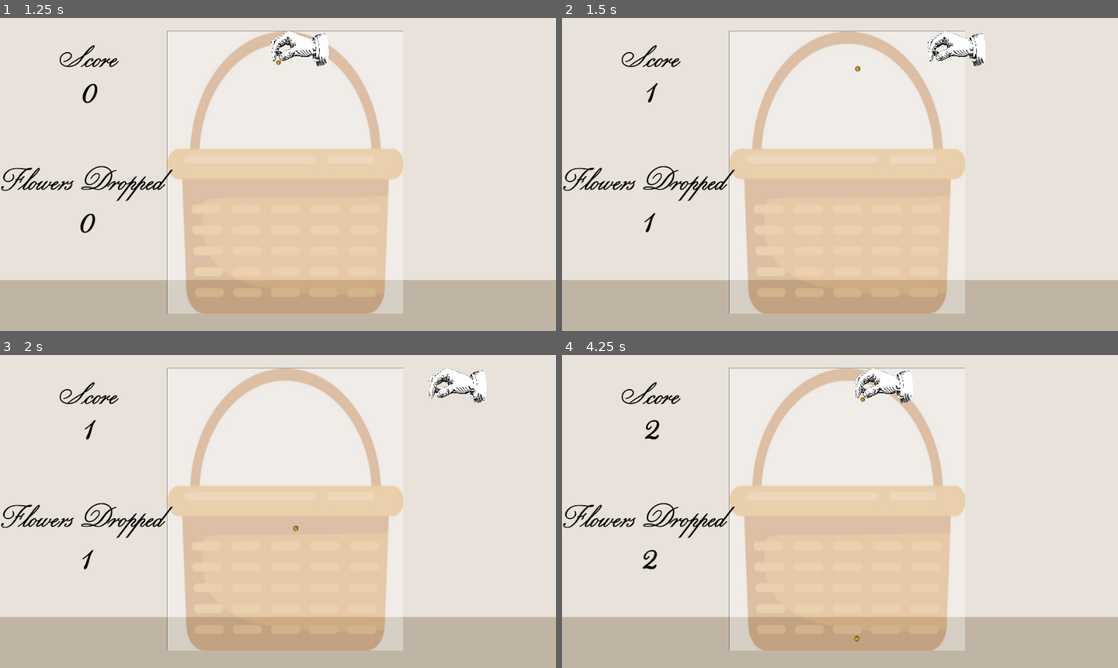
Above: before the commit, frames 1-4 (two rows, left to right).
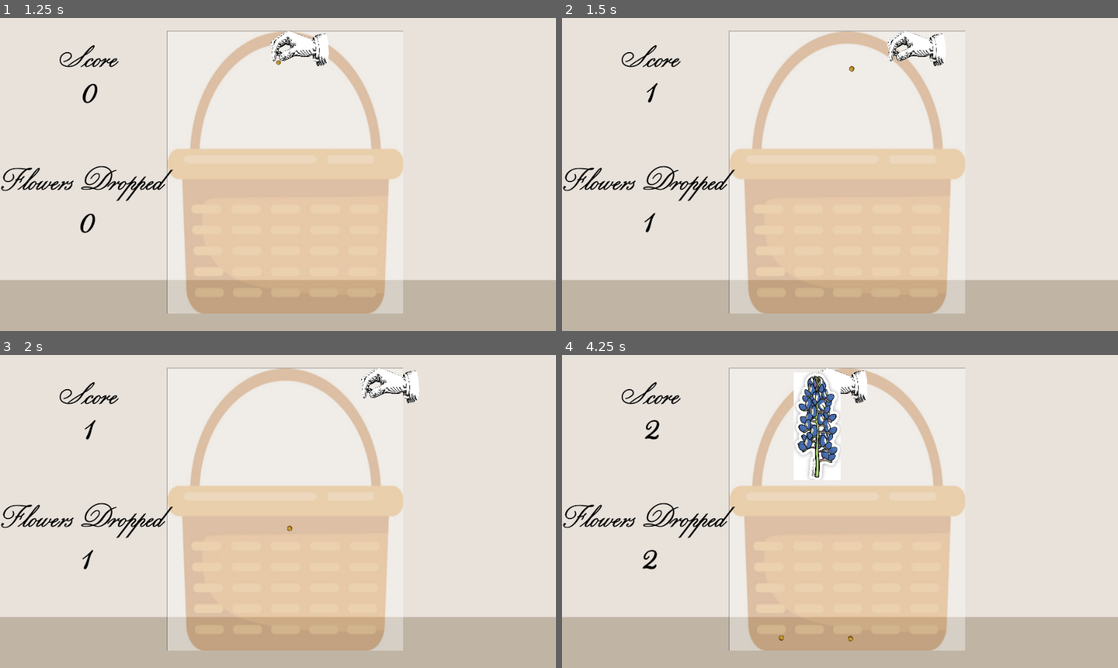
Above: after the commit, the same moments.

Repository: ClebMartin/GMTKGameJam2025
Game: Godot game, scene res://scenes/mainMenu.tscn
Same seed, same stepped clock (60 frames per second), same inputs: the game is played once before the commit and once after it.
Inputs (mouse positions are in pixels of both pictures, inside the frame that each line leads up to):
- Up to frame 1 (1.25 s): click "Start Game" at 0.5 s
- Up to frame 2 (1.5 s): tap Enter at 1.25 s; move the mouse to (962, 158) at 1.27 s; hold Right (right) from 1.28 s (still down); hold Space (drop) from 1.28 s (still down)
- Up to frame 3 (2 s): keep holding Right (right); keep holding Space (drop)
- Up to frame 4 (4.25 s): move the mouse to (728, 527) at 2.02 s; release Right (right) at 2.03 s; release Space (drop) at 2.03 s; hold Left (left) 2.03-2.78 s; tap Space (drop) at 2.1, 3.6 s; move the mouse to (895, 442) at 2.77 s; hold Space (drop) 2.78-3.53 s; hold Right (right) from 2.78 s (still down); move the mouse to (812, 574) at 3.52 s

Frame 1 is identical in both runs. In frame 2, 0.8% of the frame differs, in the area x 51-77%, y 4-18%; in frame 3, 1.2%; in frame 4, 2.4%, in the area x 39-63%, y 4-92%.

Commit message:
combining non-prestiged and prestiged, player clamping

Diff:
--- a/gmtk-game-jam-2025/scenes/droppables/sunflower_prestige.tscn
+++ b/gmtk-game-jam-2025/scenes/droppables/sunflower_prestige.tscn
@@ -8,15 +8,15 @@
 friction = 0.9
 bounce = 0.1
 
-[sub_resource type="ShaderMaterial" id="ShaderMaterial_no27n"]
+[sub_resource type="ShaderMaterial" id="ShaderMaterial_73cyt"]
 shader = ExtResource("2_ea063")
 shader_parameter/strength = 0.3
 shader_parameter/speed = 0.5
 shader_parameter/angle = 45.0
 
 [sub_resource type="CapsuleShape2D" id="CapsuleShape2D_p7eyx"]
-radius = 115.0
-height = 230.0
+radius = 83.0
+height = 166.0
 
 [node name="Sunflower_Prestige" type="RigidBody2D"]
 physics_material_override = SubResource("PhysicsMaterial_254dx")
@@ -24,9 +24,9 @@
 script = ExtResource("1_73cyt")
 
 [node name="Sprite2D" type="Sprite2D" parent="."]
-material = SubResource("ShaderMaterial_no27n")
+material = SubResource("ShaderMaterial_73cyt")
 position = Vector2(-1, -2.72848e-12)
-scale = Vector2(0.482515, 0.482515)
+scale = Vector2(0.355289, 0.351297)
 texture = ExtResource("2_73cyt")
 
 [node name="CollisionShape2D" type="CollisionShape2D" parent="."]
--- a/gmtk-game-jam-2025/scripts/droppable_base.gd
+++ b/gmtk-game-jam-2025/scripts/droppable_base.gd
@@ -31,14 +31,17 @@
 				# some bug in here? maybe an extra spawns? Why? Collision detection?
 				# maybe a dropped flower touches more than one of a collision?
 				if not body.disabled:
-					if droppable_id == body.droppable_id:
+					# This is bad code to see if one of the dropped is prestiged, and if so, set the next evolution to be prestiged
+					if (droppable_id == body.droppable_id) or abs(droppable_id - body.droppable_id) == 8:
 						if not disabled: # have to check if original is disabled, else, other droppables would change too
+							var isPrestiged = droppable_id >= 8 or body.droppable_id >=8
+
 							disabled = true
 							body.disabled = true
 							body.queue_free()
 							# Create next evolution at self.position
 							# Which means, if the sizes of the droppables
 							# are unbalanced, game might look funky
-							droppable_collided.emit(position, droppable_id)
+							droppable_collided.emit(position, droppable_id, isPrestiged)
 							queue_free()
 			pass
--- a/gmtk-game-jam-2025/scripts/game.gd
+++ b/gmtk-game-jam-2025/scripts/game.gd
@@ -53,18 +53,21 @@
 	_set_score(_drop_value)
 	_increment_num_flowers_dropped()
 
-func _spawn_next_evolution(position, droppable_id):
+func _spawn_next_evolution(position, droppable_id, isPrestiged = false):
 	# This is where the check happens to increase to next evolution
 	# If we put powerups into Enum/etc. (which we should),
 	# This check will need to be more robust so that sunflower doesn't turn
 	# into Bumblebee, etc.
 	var droppable_id_to_spawn = droppable_id + 1
 
+	if isPrestiged and droppable_id_to_spawn < 8:
+		droppable_id_to_spawn += 8
+
 	# droppable multiplier set here
 
 	# If prestiged sunflower combine, created normal prestiged seed
 	# LOOOOOOOOOOOOOOOOOOOOOOOOOP
-	if droppable_id_to_spawn >= 15:
+	if droppable_id_to_spawn > 15:
 		droppable_id_to_spawn = 8
 
 	# Make Spawnable rotated on instantiate
--- a/gmtk-game-jam-2025/scripts/player.gd
+++ b/gmtk-game-jam-2025/scripts/player.gd
@@ -32,7 +32,7 @@
 
 func _pick_random_droppable():
 	# only return index for seed, leaf, daisy, or carnation.
-	return _rng.randi_range(0, 3)
+	return _rng.randi_range(0, 7)
 
 func _spawn_new_droppable():
 	_current_droppable_id = _pick_random_droppable()
@@ -44,14 +44,19 @@
 	_spawn_new_droppable()
 
 func _physics_process(delta):
-	# How do I tell if I'm using keyboard or mouse primarily?
-	var mouse_pos = get_global_mouse_position()
-	self.position.x = self.position.lerp(mouse_pos, delta * FOLLOW_SPEED).x
+	var target_x = get_global_mouse_position().x
 
-	if Input.is_action_pressed("left") and self.position.x != 330:
-		self.position.x -= PLAYER_SPEED
-	if Input.is_action_pressed('right') and self.position.x != 650:
-		self.position.x += PLAYER_SPEED
+	# if Input.is_action_pressed("left"):
+	#	target_x = position.x - (FOLLOW_SPEED * 10) # Use a speed multiplier for keyboard
+	# elif Input.is_action_pressed("right"):
+	#	target_x = position.x + (FOLLOW_SPEED * 10)
+
+	var droppable_half_width = (_current_droppable.texture.get_width() * _current_droppable.scale.x) / 2
+	var clamp_min = 330 + droppable_half_width
+	var clamp_max = 650 - droppable_half_width
+	var clamped_target_x = clamp(target_x, clamp_min, clamp_max)
+	position.x = lerp(position.x, clamped_target_x, delta * FOLLOW_SPEED)
+
 	if Input.is_action_pressed("drop") && !_waiting_to_spawn:
 		_drop()
 
